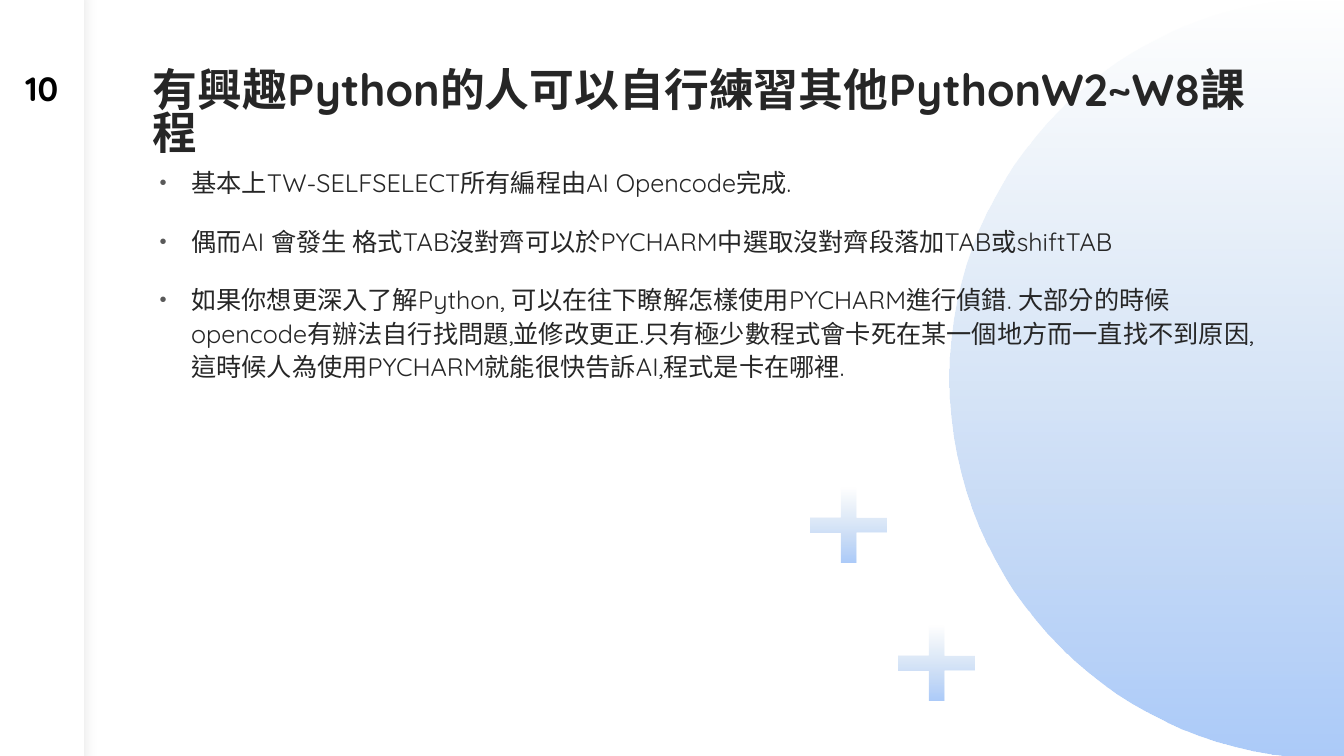
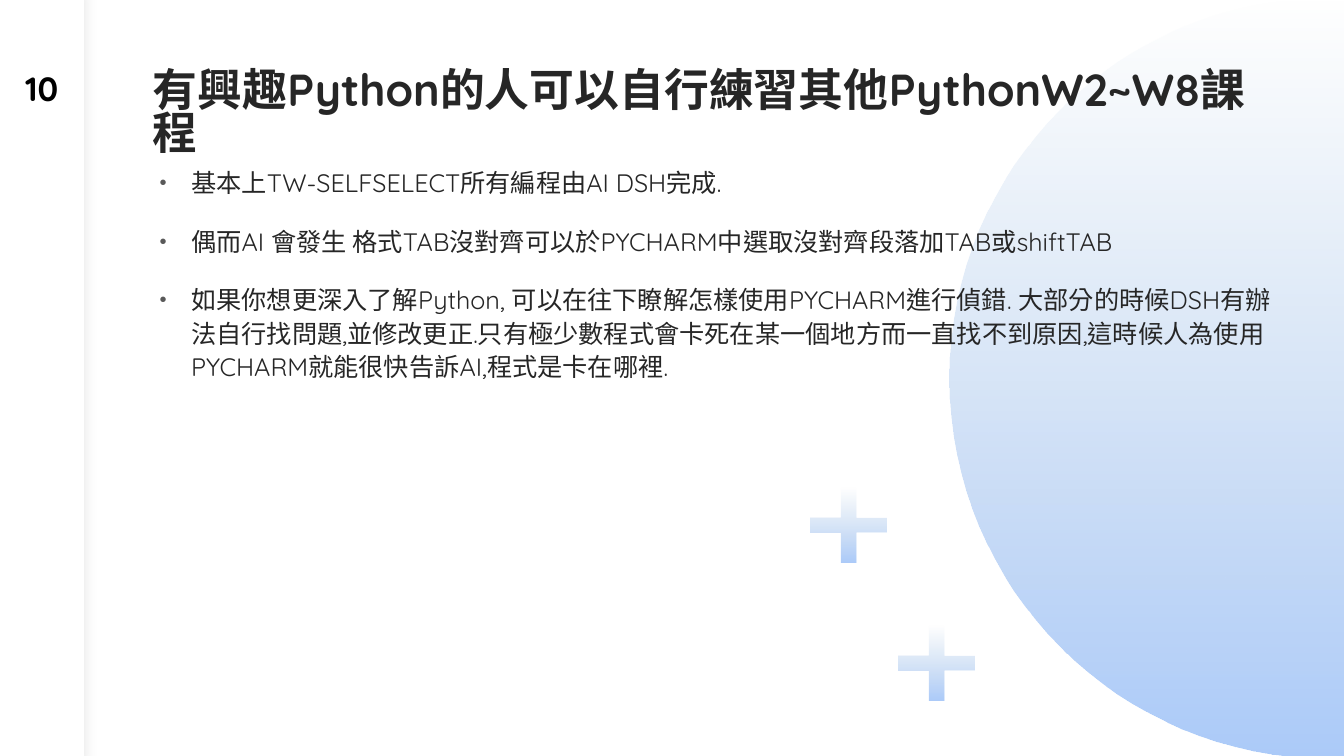
Before and after one commit to dinchentech/tw-selfselect, a slide deck: slide 10 of plans/ppt/TW-SELFSELECT台股買賣自動化系統-W2-講稿版.pptx. Drawn at 1344x756 pixels with LibreOffice and Linux fonts; fonts in the diff are those of the drawing. Boxes give left, top, right and bottom in pixels: in the first picture for what was removed or moved away, otherwise in the second. Text is boxed around its words. In the diff, an @@ line names an element or a change of style, - is before the commit and + after.

```diff
--- a/plans/ppt/TW-SELFSELECT台股買賣自動化系統-W2-講稿版.pptx
+++ b/plans/ppt/TW-SELFSELECT台股買賣自動化系統-W2-講稿版.pptx
@@ text at [191,170,721,194]: text changed @@
-• 基本上TW-SELFSELECT所有編程由AI Opencode完成.
+• 基本上TW-SELFSELECT所有編程由AI DSH完成.
@@ text at [191,287,1270,379]: text changed @@
-• 如果你想更深入了解Python, 可以在往下瞭解怎樣使用PYCHARM進行偵錯. 大部分的時候opencode有辦法自行找問題,並修改更正.只有極少數程式會卡死在某一個地方而一直找不到原因,這時候人為使用PYCHARM就能很快告訴AI,程式是卡在哪裡.
+• 如果你想更深入了解Python, 可以在往下瞭解怎樣使用PYCHARM進行偵錯. 大部分的時候DSH有辦法自行找問題,並修改更正.只有極少數程式會卡死在某一個地方而一直找不到原因,這時候人為使用PYCHARM就能很快告訴AI,程式是卡在哪裡.
```
Also in this commit, not shown: 6 other slides changed, 5 other files.
